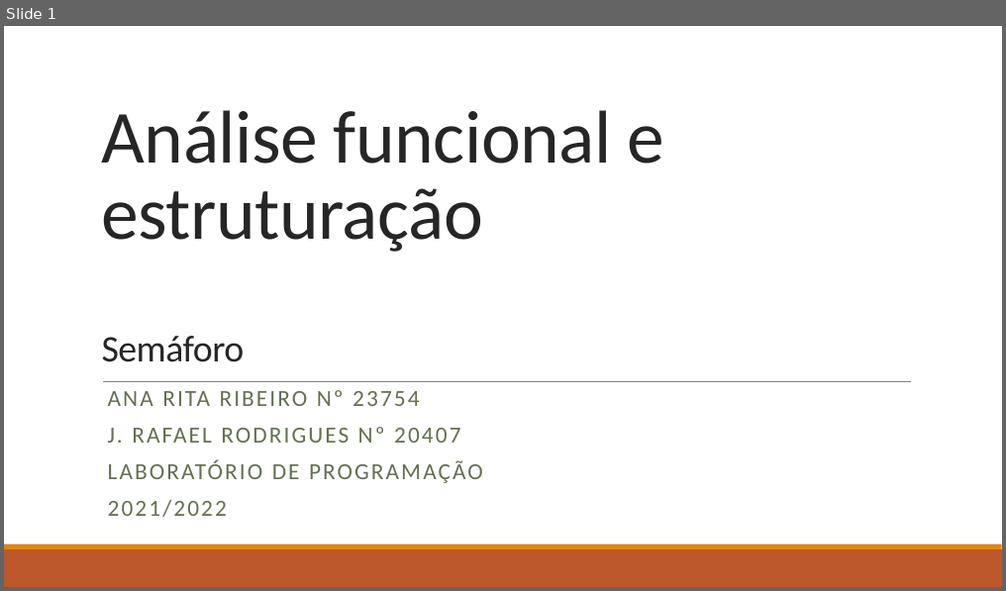
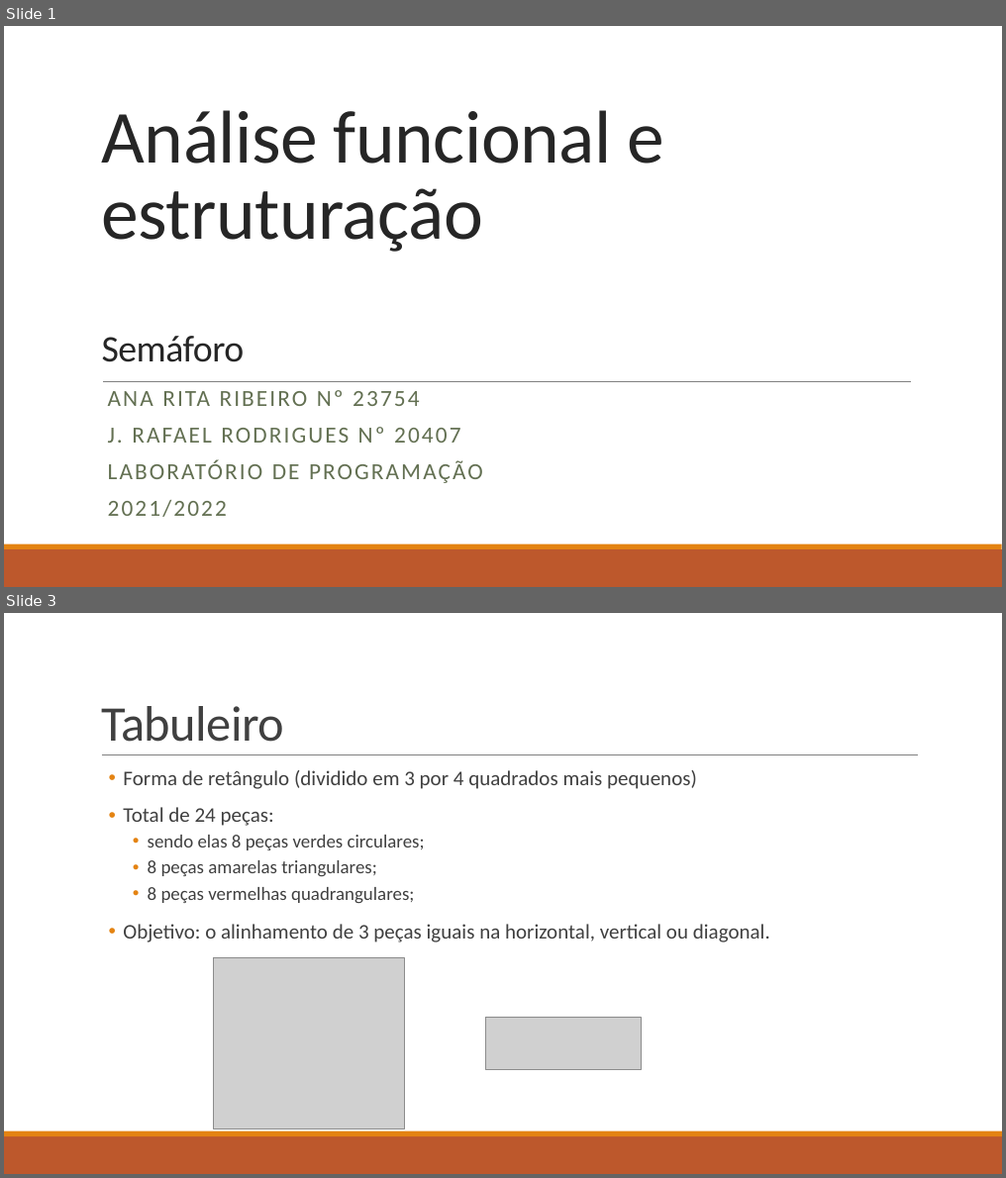
Before and after one commit to rafar99/SemaforoTP, a slide deck: Análise funcional e estruturação.pptx. Shown one above the other, each under a label of ours: slide 1 before the commit, slides 1 and 3 after it; the slides between them are not shown. The pictures are 1006x591 and 1006x1178 pixels, drawn with LibreOffice and Linux fonts; fonts in the diff are those of the drawing; grey boxes stand for pictures. Boxes give left, top, right and bottom in pixels: in the first picture for what was removed or moved away, otherwise in the second. Text is boxed around its words. In the diff, an @@ line names an element or a change of style, - is before the commit and + after.

```diff
--- a/Análise funcional e estruturação.pptx
+++ b/Análise funcional e estruturação.pptx
@@ slide 3 added at (4, 613, 1002, 1174), background #FFFFFF; not listed: 2 template elements that a slide beside it also shows @@
@@ title added at (101, 706, 284, 742), 48 pt, text #404040 @@
+Tabuleiro
@@ line added from (102, 756) to (918, 756), #808080 0.5 pt @@
@@ text added at (123, 770, 770, 943), 20 pt, text #404040 @@
+• Forma de retângulo (dividido em 3 por 4 quadrados mais pequenos)
+• Total de 24 peças:
+  • sendo elas 8 peças verdes circulares;
+  • 8 peças amarelas triangulares;
+  • 8 peças vermelhas quadrangulares;
+• Objetivo: o alinhamento de 3 peças iguais na horizontal, vertical ou diagonal.
@@ picture added at (213, 958, 404, 1129) @@
@@ picture added at (485, 1017, 641, 1069) @@
```
Also in this commit, not shown: 2 other slides added, 2 slides removed.
